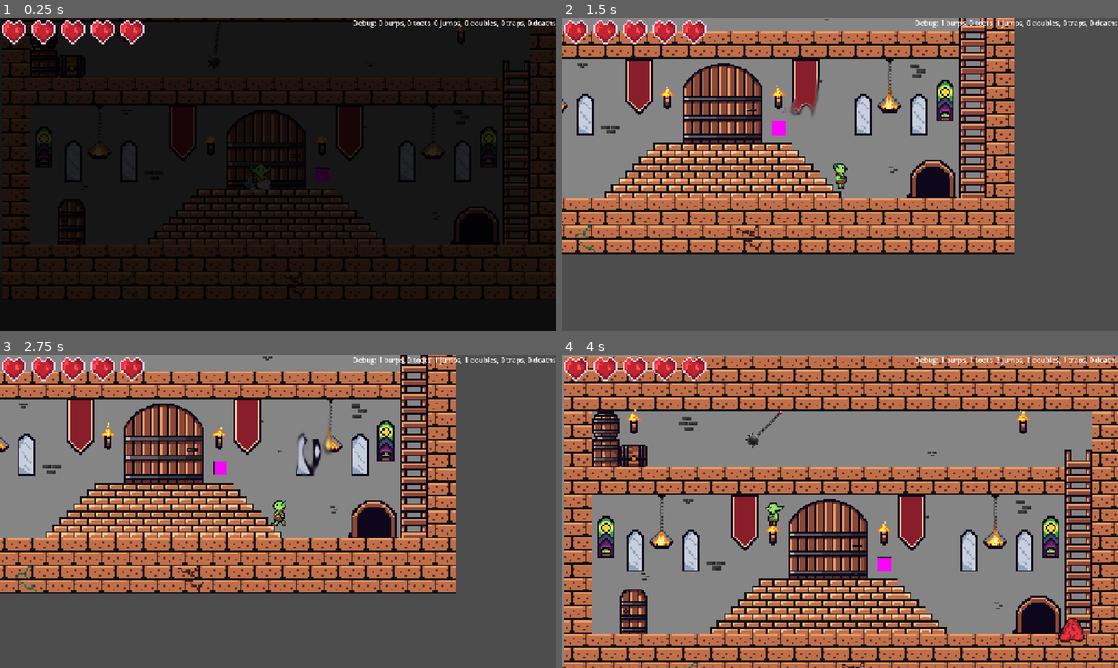
Above: before the commit, frames 1-4 (two rows, left to right).
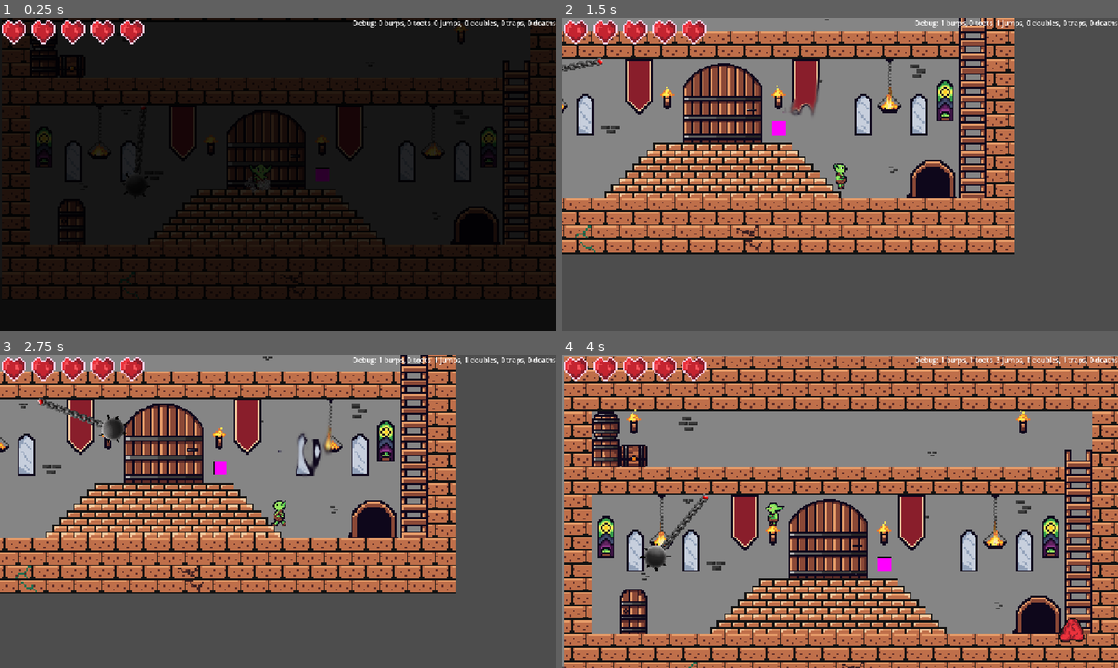
Above: after the commit, the same moments.

Repository: RealAmandaLive/OrcBurp
Game: Godot game, scene res://scenes/main.tscn
Same seed, same stepped clock (60 frames per second), same inputs: the game is played once before the commit and once after it.
Inputs (mouse positions are in pixels of both pictures, inside the frame that each line leads up to):
- Up to frame 1 (0.25 s): no input
- Up to frame 2 (1.5 s): tap Enter at 0.5 s; move the mouse to (812, 237) at 0.52 s; hold Right (right) from 0.53 s (still down); tap Shift (burp) at 0.6 s; click (812, 237) at 0.67 s; tap Space (jump) at 0.77 s; move the mouse to (1006, 221) at 1.27 s; tap W (climb) at 1.35 s
- Up to frame 3 (2.75 s): tap Space (jump) at 1.52 s; move the mouse to (111, 464) at 2.02 s; release Right (right) at 2.03 s; hold Left (left) from 2.03 s (still down); hold E (interact) from 2.03 s (still down)
- Up to frame 4 (4 s): keep holding Left (left); move the mouse to (867, 511) at 2.77 s; release E (interact) at 2.78 s; tap G (throw) at 2.85 s; click (867, 511) at 2.92 s; tap Space (jump) at 3.02, 3.77 s; move the mouse to (756, 433) at 3.52 s; tap Ctrl (toot) at 3.6 s

The runs differ from the first frame. In frame 1, less than 0.1% of the frame differs, in the area x 22-40%, y 1-53%; in frame 2, 0.1%; in frame 3, 0.5%; in frame 4, 0.6%, in the area x 14-40%, y 17-70%.

Commit message:
adjust scale and swing dist of chain hazard

Diff:
--- a/orc-burp-godot/assets/Environment/swinging_hazard.gd
+++ b/orc-burp-godot/assets/Environment/swinging_hazard.gd
@@ -1,8 +1,8 @@
 extends Node2D
 
-@export var swing_left_degrees = 90.0
+@export var swing_left_degrees = 80.0
 @export var swing_left_seconds = 1.5
-@export var swing_right_degrees = -90.0
+@export var swing_right_degrees = -80.0
 @export var swing_right_seconds = 1.5
 
 func _ready() -> void:
--- a/orc-burp-godot/assets/Environment/swinging_hazard.tscn
+++ b/orc-burp-godot/assets/Environment/swinging_hazard.tscn
@@ -4,6 +4,7 @@
 [ext_resource type="Texture2D" uid="uid://w11bevxv4kdq" path="res://assets/Environment/swinging-hazard.png" id="2_yvilw"]
 
 [node name="swinging_hazard" type="Node2D" unique_id=611701400]
+scale = Vector2(2, 2)
 script = ExtResource("1_nj0kg")
 
 [node name="chain" type="Sprite2D" parent="." unique_id=615429626]
--- a/orc-burp-godot/scenes/level1.tscn
+++ b/orc-burp-godot/scenes/level1.tscn
@@ -85,4 +85,4 @@
 shape = SubResource("RectangleShape2D_yxf03")
 
 [node name="swinging_hazard" parent="." unique_id=611701400 instance=ExtResource("9_conm7")]
-position = Vector2(503, 135)
+position = Vector2(330, 330)
Not shown, changed: art-source-files/swinging-hazard.psd
